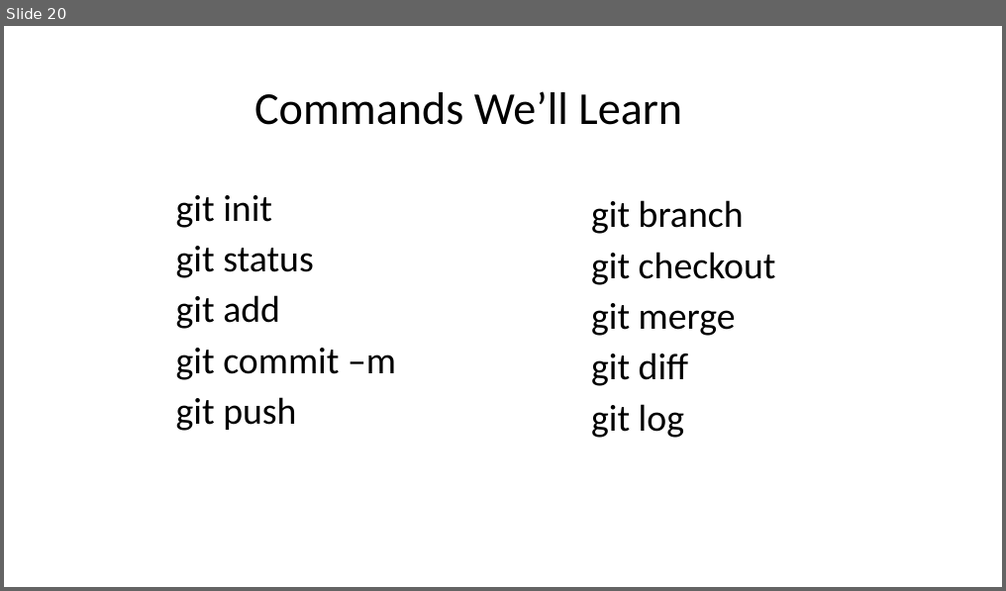
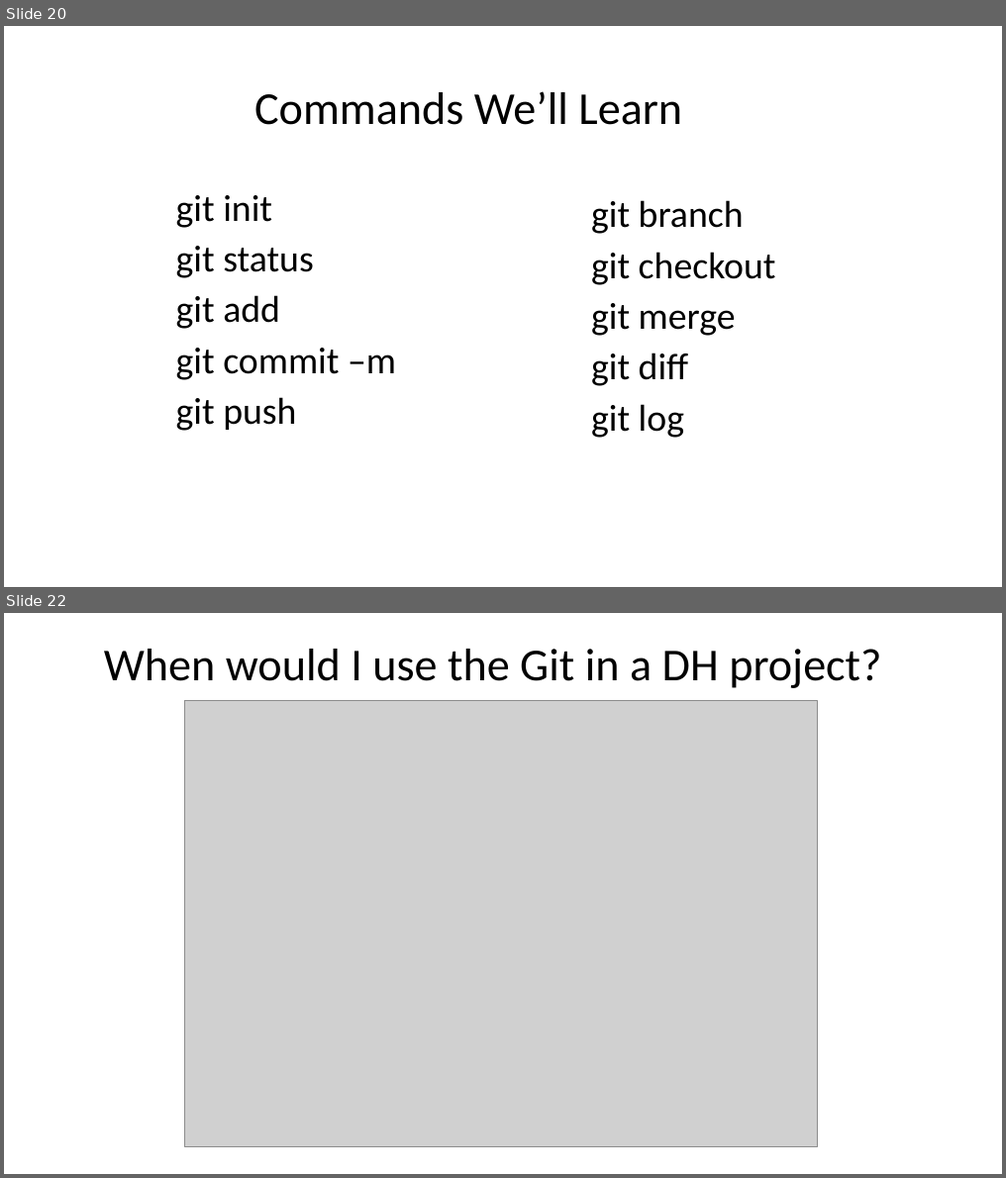
Before and after one commit to humanitiesprogramming/slides, a slide deck: 2019/misc/CLI Git.pptx. Shown one above the other, each under a label of ours: slide 20 before the commit, slides 20 and 22 after it; the slides between them are not shown. The pictures are 1006x591 and 1006x1178 pixels, drawn with LibreOffice and Linux fonts; fonts in the diff are those of the drawing; grey boxes stand for pictures. Boxes give left, top, right and bottom in pixels: in the first picture for what was removed or moved away, otherwise in the second. Text is boxed around its words. In the diff, an @@ line names an element or a change of style, - is before the commit and + after.

Commit message:
Added slide providing more context for how Git shows up in DH projects.

```diff
--- a/2019/misc/CLI Git.pptx
+++ b/2019/misc/CLI Git.pptx
@@ slide 22 added at [4, 613, 1002, 1174], background #FFFFFF @@
@@ title added at [104, 649, 881, 688], 44 pt, text #000000 @@
+When would I use the Git in a DH project?
@@ picture added at [184, 700, 817, 1148] @@
```
Also in this commit, not shown: 1 other slide added.
